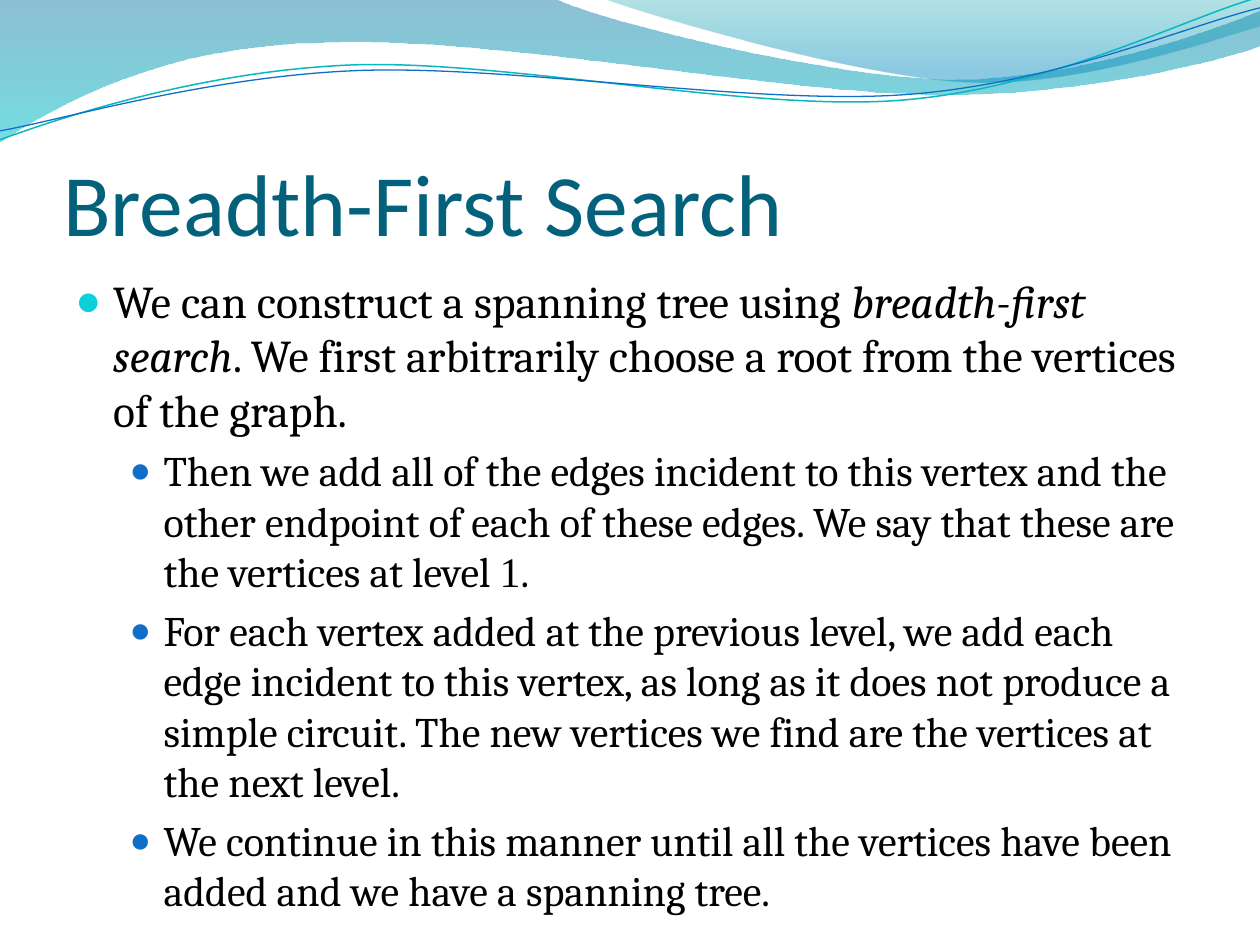
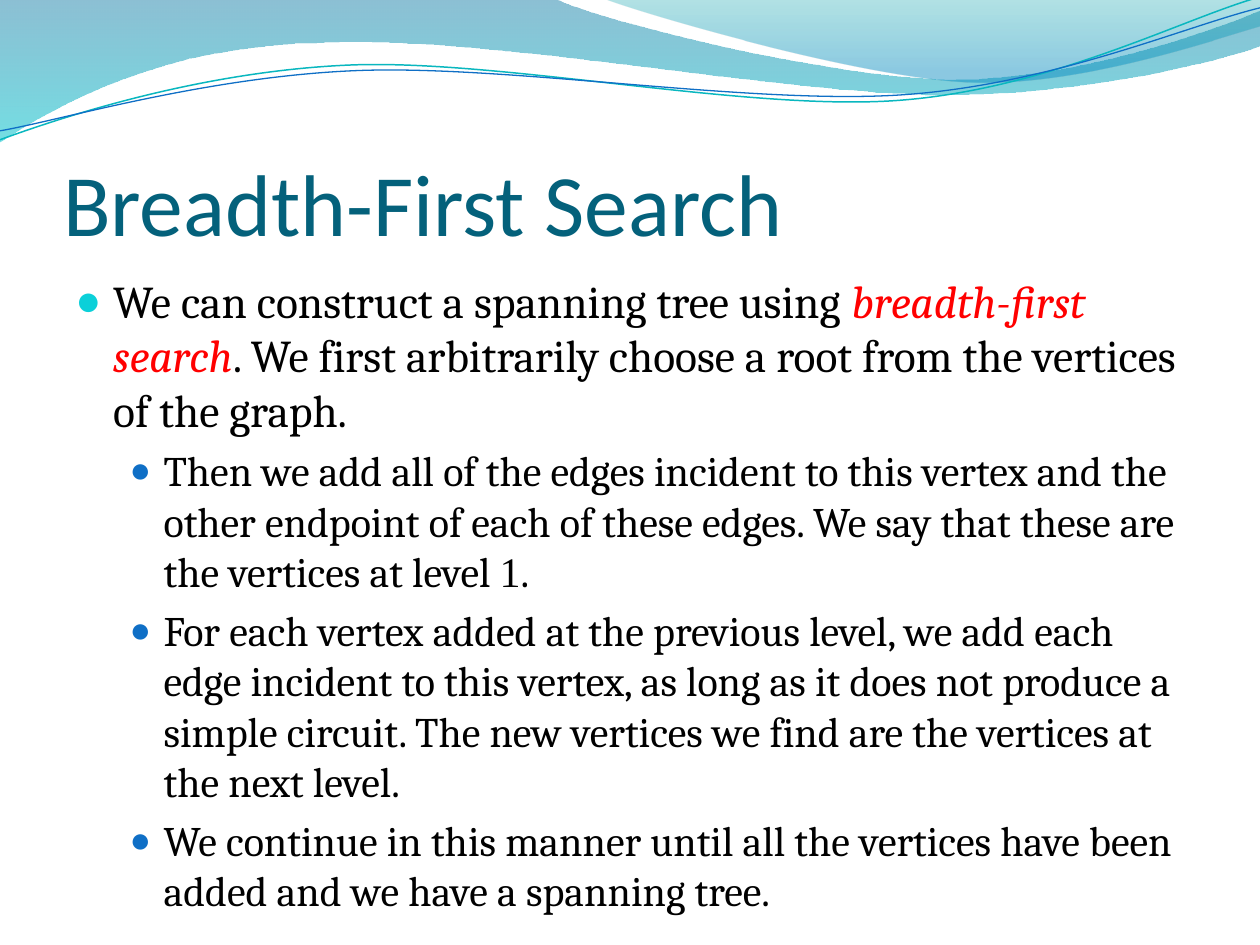
Before and after one commit to lin-chen-GA/lin-chen-GA.github.io, a slide deck: slide 48 of cs2620/slides/cs2620_notes11.pptx. Drawn at 1260x945 pixels with LibreOffice and Linux fonts; fonts in the diff are those of the drawing; background and template pictures are left out. Boxes give left, top, right and bottom in pixels: in the first picture for what was removed or moved away, otherwise in the second. Text is boxed around its words. In the diff, an @@ line names an element or a change of style, - is before the commit and + after.

```diff
--- a/cs2620/slides/cs2620_notes11.pptx
+++ b/cs2620/slides/cs2620_notes11.pptx
@@ text at bbox=[113, 286, 1176, 437]: text colour #000000 to #FF0000 in "breadth-first search." @@
```
Also in this commit, not shown: 2 other slides changed, 13 other files.
